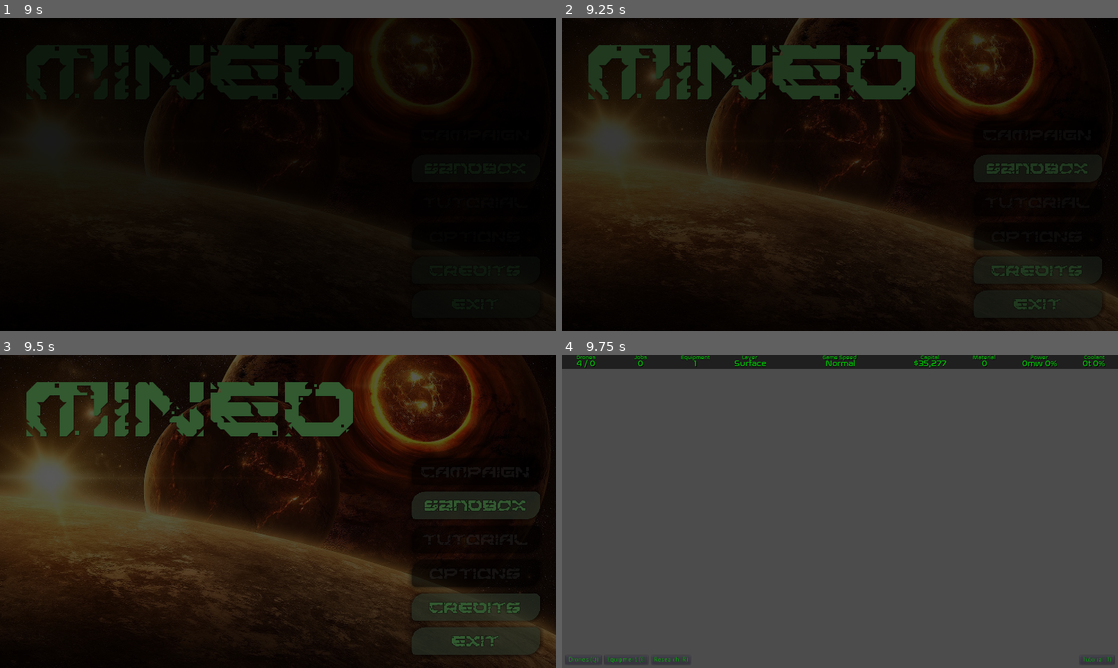
Above: before the commit, frames 1-4 (two rows, left to right).
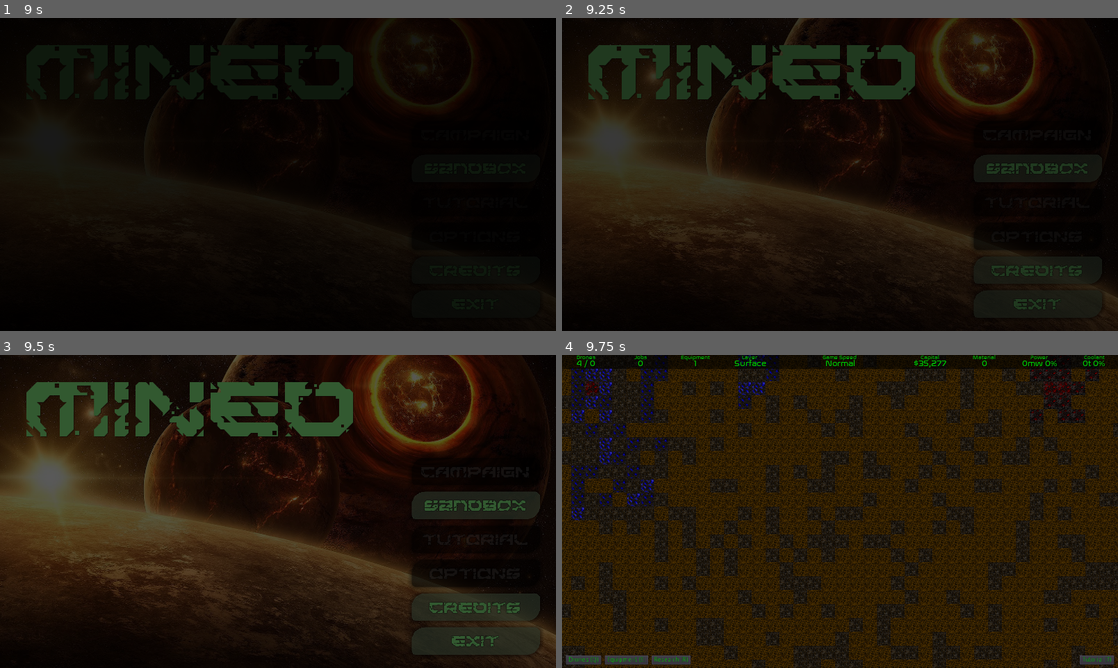
Above: after the commit, the same moments.

Repository: EgEbner16/mined-game-2020-archived
Game: Godot game, scene res://Splash.tscn
Same seed, same stepped clock (60 frames per second), same inputs: the game is played once before the commit and once after it.
Inputs (mouse positions are in pixels of both pictures, inside the frame that each line leads up to):
- Up to frame 1 (9 s): tap Enter (ui_accept) at 0.5, 0.77, 1.25, 1.52, 2, 3.02, 3.77, 4.25, 4.52, 5, 5.75, 6.02, 6.77, 7.52 s; move the mouse to (400, 158) at 0.52 s; tap 1 (go_to_layer_0) at 0.6, 7.55 s; tap 2 (go_to_layer_1) at 0.8, 1.35, 8.3 s; move the mouse to (166, 190) at 1.27 s; tap 3 (go_to_layer_2) at 1.55, 2.1 s; move the mouse to (333, 105) at 2.02 s; tap 4 (go_to_layer_3) at 2.3, 2.85 s; move the mouse to (250, 237) at 2.77 s; tap 5 (go_to_layer_4) at 3.05, 3.6 s; move the mouse to (444, 221) at 3.52 s; tap 6 (go_to_layer_5) at 3.8, 4.35 s; move the mouse to (111, 127) at 4.27 s; tap 7 (go_to_layer_6) at 4.55, 5.1 s; move the mouse to (305, 174) at 5.02 s; tap 8 (go_to_layer_7) at 5.3, 5.85 s; move the mouse to (194, 96) at 5.77 s; tap 9 (go_to_layer_8) at 6.05, 6.6 s; move the mouse to (400, 158) at 6.52 s; tap 0 (go_to_layer_9) at 6.8, 7.35 s; move the mouse to (166, 190) at 7.27 s; move the mouse to (333, 105) at 8.02 s; press the mouse at (333, 105) at 8.03 s; move the mouse to (250, 237) at 8.77 s; release the mouse at (250, 237) at 8.78 s; tap Q (display_drone_interface) at 8.85 s
- Up to frame 2 (9.25 s): tap Enter (ui_accept) at 9.02 s; tap 3 (go_to_layer_2) at 9.05 s
- Up to frame 3 (9.5 s): no input
- Up to frame 4 (9.75 s): click "sandbox" at 9.5 s

Frames 1-3 are identical in both runs. In frame 4, 98% of the frame differs, in the area x 0-100%, y 0-100%.

Commit message:
Layer transition working properly

Diff:
--- a/game/Camera.gd
+++ b/game/Camera.gd
@@ -13,8 +13,8 @@
 var zoom_factor = 1.0
 var zoom_level = 1.0
 
-onready var viewport_x_limit = get_viewport().size.x / 2
-onready var viewport_y_limit = get_viewport().size.y / 2
+onready var base_viewport_x_limit = get_viewport().size.x / 2
+onready var base_viewport_y_limit = get_viewport().size.y / 2
 
 var world_width_px = ProjectSettings.get_setting('game/config/world_size').x * ProjectSettings.get_setting('game/config/tile_size')
 var world_height_px = ProjectSettings.get_setting('game/config/world_size').y * ProjectSettings.get_setting('game/config/tile_size')
@@ -34,6 +34,9 @@
 	pass
 
 func _physics_process(delta):
+
+	var viewport_x_limit = self.base_viewport_x_limit * self.zoom_level
+	var viewport_y_limit = self.base_viewport_y_limit * self.zoom_level
 
 	if position.x <  viewport_x_limit:
 		position.x =  viewport_x_limit
--- a/game/Layer.gd
+++ b/game/Layer.gd
@@ -24,6 +24,7 @@
 onready var animation_player: AnimationPlayer = $AnimationPlayer
 onready var equipment_manager: EquipmentManager = get_node('/root/Game/World/EquipmentManager')
 onready var drone_manager: DroneManager = get_node('/root/Game/World/DroneManager')
+onready var camera: KinematicBody2D = get_node('/root/Game/Camera')
 
 
 func _ready():
@@ -37,17 +38,21 @@
 				tile_manager.set_tile_index(Vector2(x, y), 0)
 		tile_manager.set_tile_index(Vector2(world_center.x - 1, world_center.y - 1), 15)
 
+
 func _physics_process(delta):
 	if zoom != zoom_current:
 		var map_size: float = self.world_size.x * self.tile_size
-		var zoom_location: float = (map_size - map_size * self.zoom) / 2
+		var zoom_location_x: float = ((map_size - map_size * self.zoom) / 2) * (camera.position.x / (map_size / 2))
+		var zoom_location_y: float = ((map_size - map_size * self.zoom) / 2) * (camera.position.y / (map_size / 2))
 		self.scale = Vector2(self.zoom, self.zoom)
-		self.position = Vector2(zoom_location, zoom_location)
+		self.position = Vector2(zoom_location_x, zoom_location_y)
 		self.zoom_current = zoom
+
 
 func get_navigation_path(start: Vector2, end: Vector2):
 	var path = navigation_2d.get_simple_path(start, end)
 	return path
+
 
 func set_dig_tile(world_location: Vector2) -> bool:
 	var tile = dig_tile_map.world_to_map(world_location)
@@ -59,6 +64,7 @@
 	else:
 		return false
 
+
 func unset_dig_tile(world_location: Vector2) -> bool:
 	var tile = dig_tile_map.world_to_map(world_location)
 	if dig_tile_map.get_cellv(tile) == 0:
--- a/game/Layer.tscn
+++ b/game/Layer.tscn
@@ -479,15 +479,12 @@
 0/z_index = 0
 
 [node name="Layer" type="Node2D"]
-visible = false
-modulate = Color( 0, 0, 0, 1 )
 script = ExtResource( 2 )
-zoom = 1.5
 
 [node name="AnimationPlayer" type="AnimationPlayer" parent="."]
-anims/fade_in_down = SubResource( 13 )
-anims/fade_in_up = SubResource( 14 )
-anims/fade_out_down = SubResource( 15 )
+anims/fade_in_down = SubResource( 1 )
+anims/fade_in_up = SubResource( 2 )
+anims/fade_out_down = SubResource( 3 )
 anims/fade_out_up = SubResource( 4 )
 
 [node name="Navigation2D" type="Navigation2D" parent="."]
--- a/game/World.gd
+++ b/game/World.gd
@@ -25,7 +25,9 @@
 		layer.add_to_group('layers')
 		layer.number = i
 		layer.name = str('Layer_%s' % i)
-		if i != 0:
+		if i == 0:
+			layer.visible = true
+		else:
 			layer.visible = false
 		add_child(layer)
 	equipment_manager.create_equipment('mining_core', 0, get_node('Layer_%s' % 0).tile_manager.map_to_world(Vector2(world_center.x - 1, world_center.y - 1)))
@@ -64,7 +66,7 @@
 
 func switch_layer(number: int):
 	if number <= self.bottom_layer:
-		print('Going from Layer %s to Layer %s' % [self.current_active_layer, (self.current_active_layer - 1)])
+		print('Going from Layer %s to Layer %s' % [self.current_active_layer, number])
 		var active_layer: WorldLayer = get_node('Layer_%s' % current_active_layer)
 		var switch_layer: WorldLayer = get_node('Layer_%s' % number)
 		if switch_layer.number > active_layer.number:
Not shown: 3 places in game/Layer.tscn that only renumber resources
